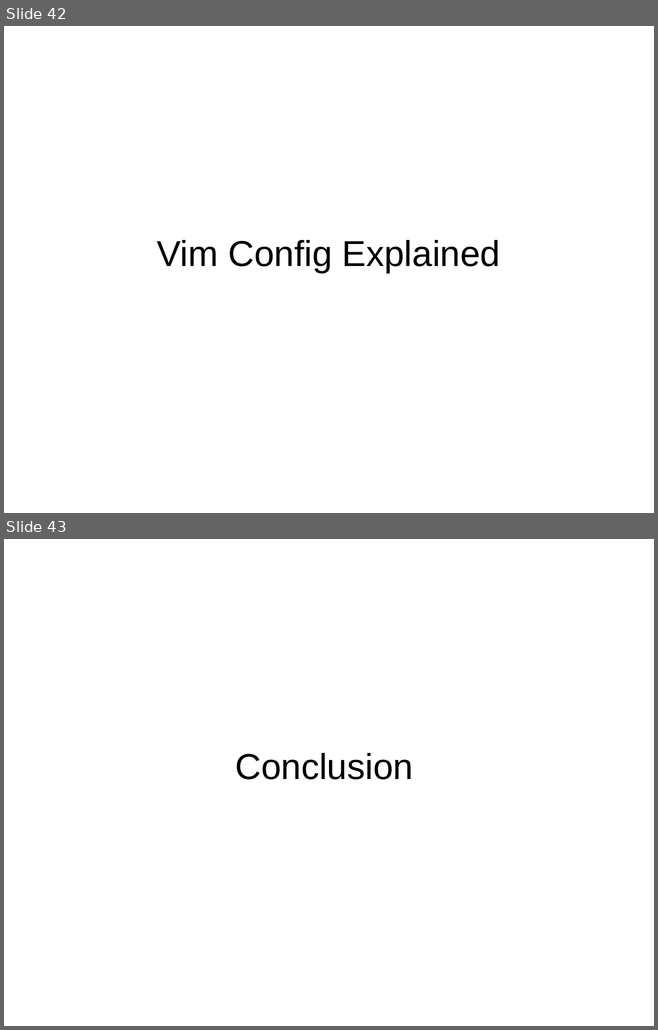
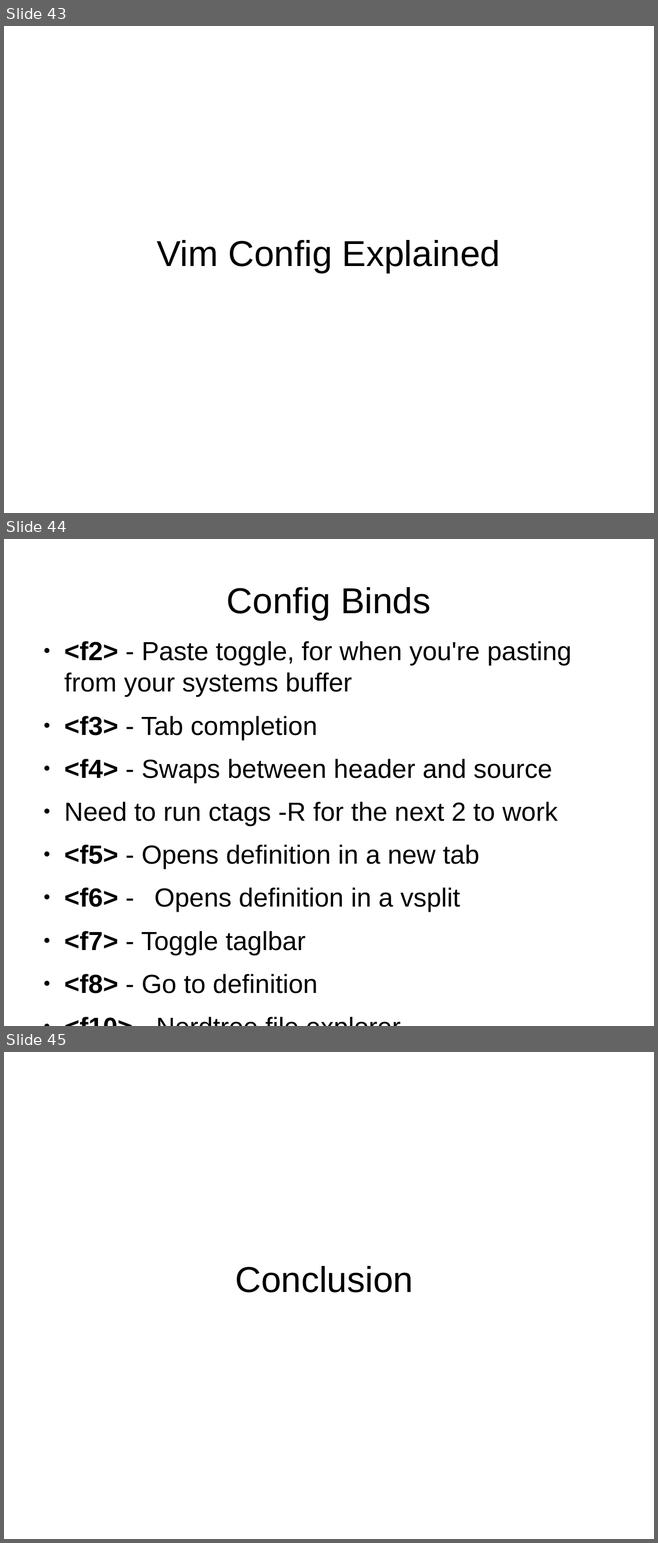
Before and after one commit to mikesligo/Vimtorial, a slide deck: Beginner pres.odp. Shown one above the other, each under a label of ours: slides 42 and 43 before the commit, slides 43, 44 and 45 after it. The pictures are 658x1030 and 658x1543 pixels, drawn with LibreOffice and Linux fonts; fonts in the diff are those of the drawing. Boxes give left, top, right and bottom in pixels: in the first picture for what was removed or moved away, otherwise in the second. Text is boxed around its words. In the diff, an @@ line names an element or a change of style, - is before the commit and + after.

Commit message:
added config

```diff
--- a/Beginner pres.odp
+++ b/Beginner pres.odp
@@ slide 44 added at (4,539,654,1026), background #FFFFFF @@
@@ title added at (227,587,430,620), 44 pt, text #000000 @@
+Config Binds
@@ text added at (64,641,572,994), 32 pt, text #000000 @@
+● <f2> - Paste toggle, for when you're pasting from your systems buffer
+● <f3> - Tab completion
+● <f4> - Swaps between header and source
+● Need to run ctags -R for the next 2 to work
+● <f5> - Opens definition in a new tab
+● <f6> - Opens definition in a vsplit
+● <f7> - Toggle taglbar
+● <f8> - Go to definition
+● <f10> - Nerdtree file explorer
@@ what was slide 42 is now slide 43 @@
@@ what was slide 43 is now slide 45 @@
```
Also in this commit, not shown: 1 slide changed, 1 other slide added.
